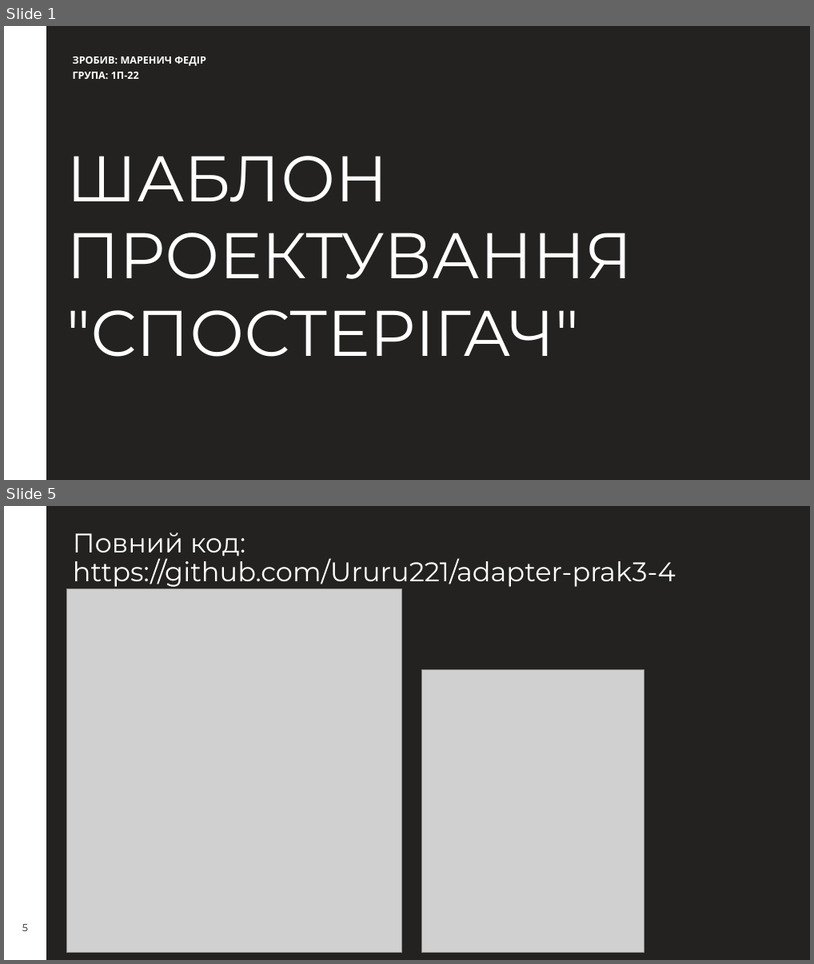
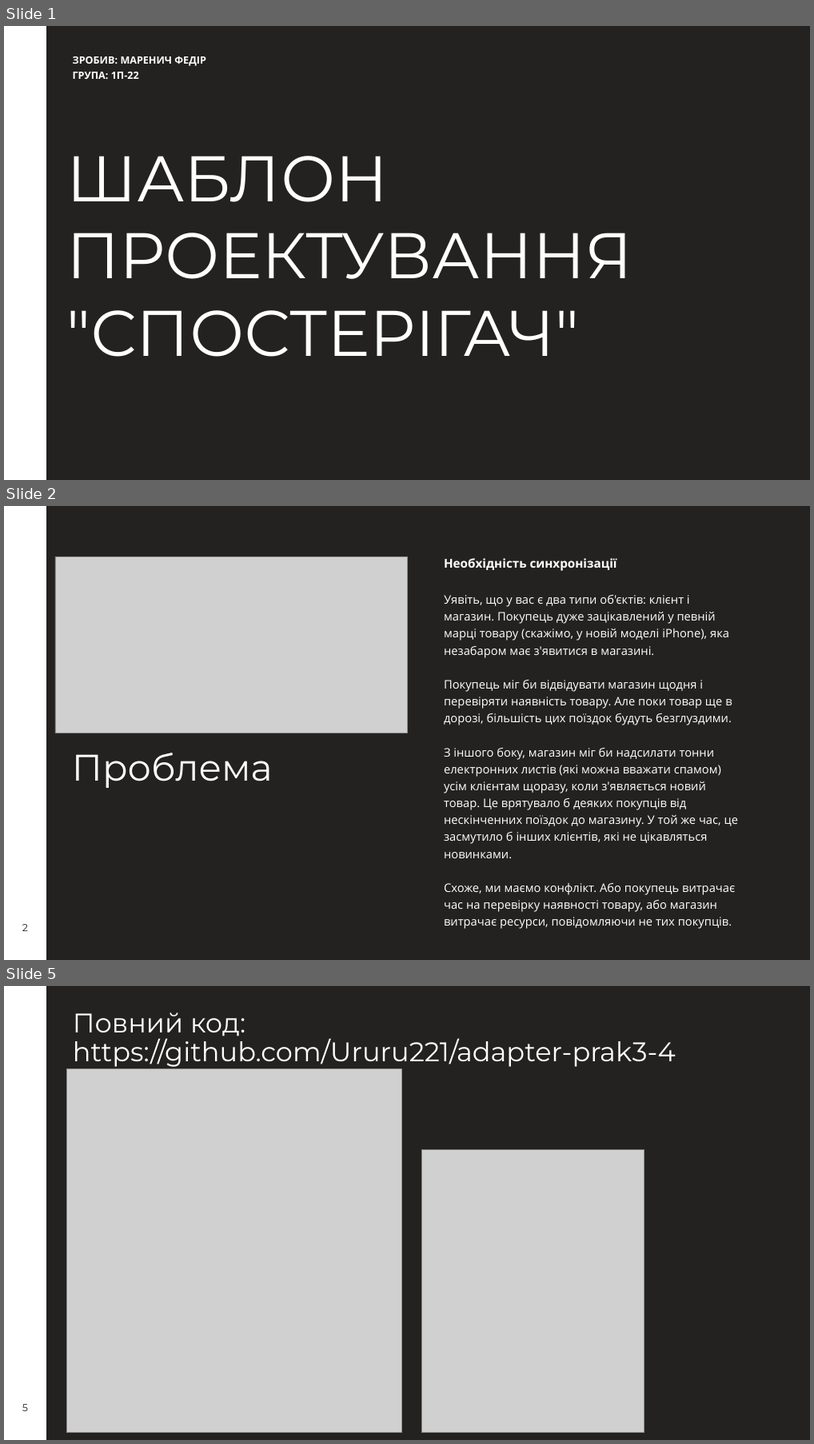
Before and after one commit to Ururu221/adapter-prak3-4, a slide deck: observer-prak4.pptx. Shown one above the other, each under a label of ours: slides 1 and 5 before the commit, slides 1, 2 and 5 after it; the slides between them are not shown. The pictures are 814x964 and 814x1444 pixels, drawn with LibreOffice and Linux fonts; fonts in the diff are those of the drawing; grey boxes stand for pictures. Boxes give left, top, right and bottom in pixels: in the first picture for what was removed or moved away, otherwise in the second. Text is boxed around its words. In the diff, an @@ line names an element or a change of style, - is before the commit and + after.

```diff
--- a/observer-prak4.pptx
+++ b/observer-prak4.pptx
@@ slide 2 added at [4, 506, 810, 960], background #232220; not listed: 2 template elements that a slide beside it also shows @@
@@ picture added at [55, 557, 407, 733] @@
@@ text added at [444, 558, 618, 571], 14.5 pt, text #FFFFFF, bold @@
+Необхідність синхронізації
@@ text added at [444, 595, 738, 928], 14 pt, text #FFFFFF @@
+Уявіть, що у вас є два типи об'єктів: клієнт і магазин. Покупець дуже зацікавлений у певній марці товару (скажімо, у новій моделі iPhone), яка незабаром має з'явитися в магазині.
+Покупець міг би відвідувати магазин щодня і перевіряти наявність товару. Але поки товар ще в дорозі, більшість цих поїздок будуть безглуздими.
+З іншого боку, магазин міг би надсилати тонни електронних листів (які можна вважати спамом) усім клієнтам щоразу, коли з'являється новий товар. Це врятувало б деяких покупців від нескінченних поїздок до магазину. У той же час, це засмутило б інших клієнтів, які не цікавляться новинками.
+Схоже, ми маємо конфлікт. Або покупець витрачає час на перевірку наявності товару, або магазин витрачає ресурси, повідомляючи не тих покупців.
@@ title added at [72, 752, 273, 788], 44 pt, text #FFFFFF @@
+Проблема
@@ page number added at [22, 924, 28, 931], 12 pt, text #232220 @@
+2
```
Also in this commit, not shown: 4 slides changed, 1 slide removed.
